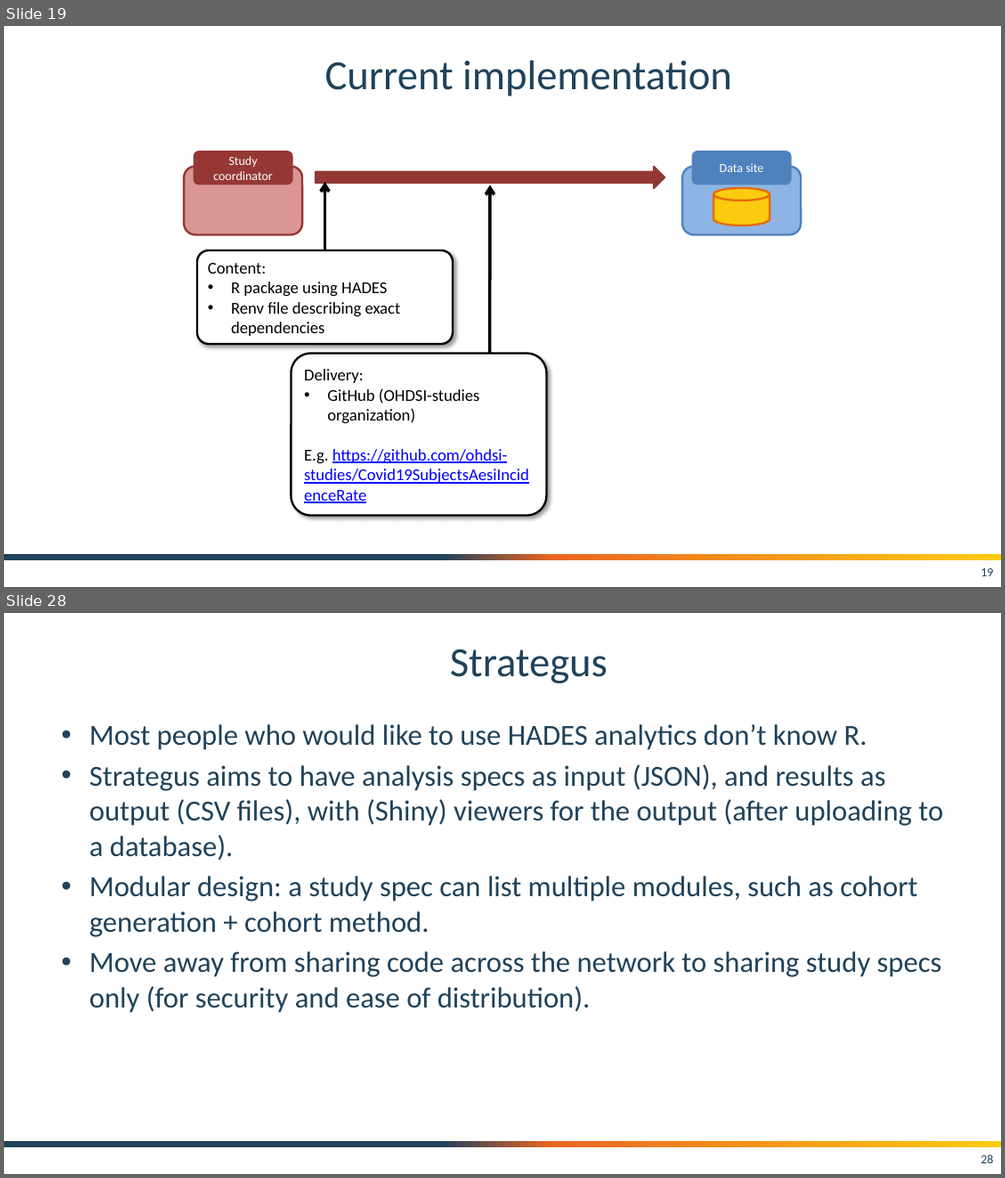
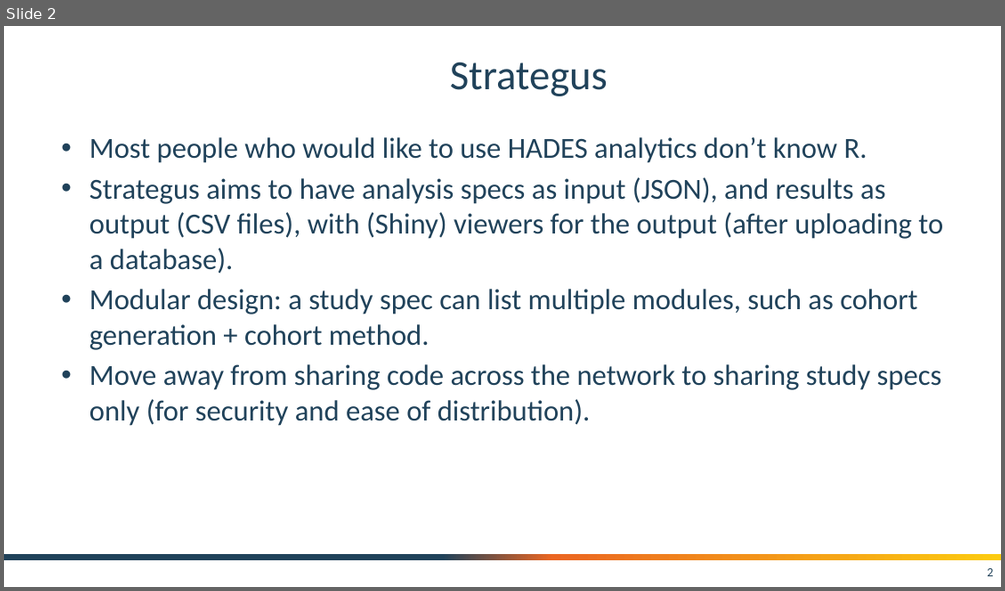
Before and after one commit to OHDSI/Tutorial-Hades, a slide deck: slides/Strategus.pptx. Shown one above the other, each under a label of ours: slides 19 and 28 before the commit, slide 2 after it; the slides between them are not shown. The pictures are 1005x1178 and 1005x591 pixels, drawn with LibreOffice and Linux fonts; fonts in the diff are those of the drawing; background and template pictures are left out. Boxes give left, top, right and bottom in pixels: in the first picture for what was removed or moved away, otherwise in the second. Text is boxed around its words. In the diff, an @@ line names an element or a change of style, - is before the commit and + after.

```diff
--- a/slides/Strategus.pptx
+++ b/slides/Strategus.pptx
@@ slide 19 removed at [4, 26, 1001, 587], background #FFFFFF; not listed: 1 template element that a slide beside it also shows @@
@@ title removed at [325, 60, 732, 96] @@
-Current implementation
@@ rounded rectangle removed at [194, 151, 292, 185] @@
-Study coordinator
@@ rounded rectangle removed at [692, 151, 792, 185] @@
-Data site
@@ rounded rectangle removed at [184, 167, 302, 235] @@
@@ right arrow removed at [316, 167, 665, 188] @@
@@ arrow removed from (324, 250) to (324, 182) @@
@@ arrow removed from (490, 354) to (490, 184) @@
@@ rounded rectangle removed at [682, 167, 801, 235] @@
@@ cylinder removed at [713, 188, 769, 225] @@
@@ rounded rectangle removed at [197, 250, 453, 344] @@
-Content:
-• R package using HADES
-• Renv file describing exact dependencies
@@ rounded rectangle removed at [291, 354, 547, 516] @@
-Delivery:
-• GitHub (OHDSI-studies organization)
-E.g. https://github.com/ohdsi-studies/Covid19SubjectsAesiIncidenceRate
@@ page number removed at [980, 568, 993, 576] @@
-19
@@ what was slide 28 is now slide 2 @@
@@ page number at [987, 568, 993, 576]: text changed @@
-28
+2
```
Also in this commit, not shown: 2 slides added, 27 other slides removed, 3 other files.
